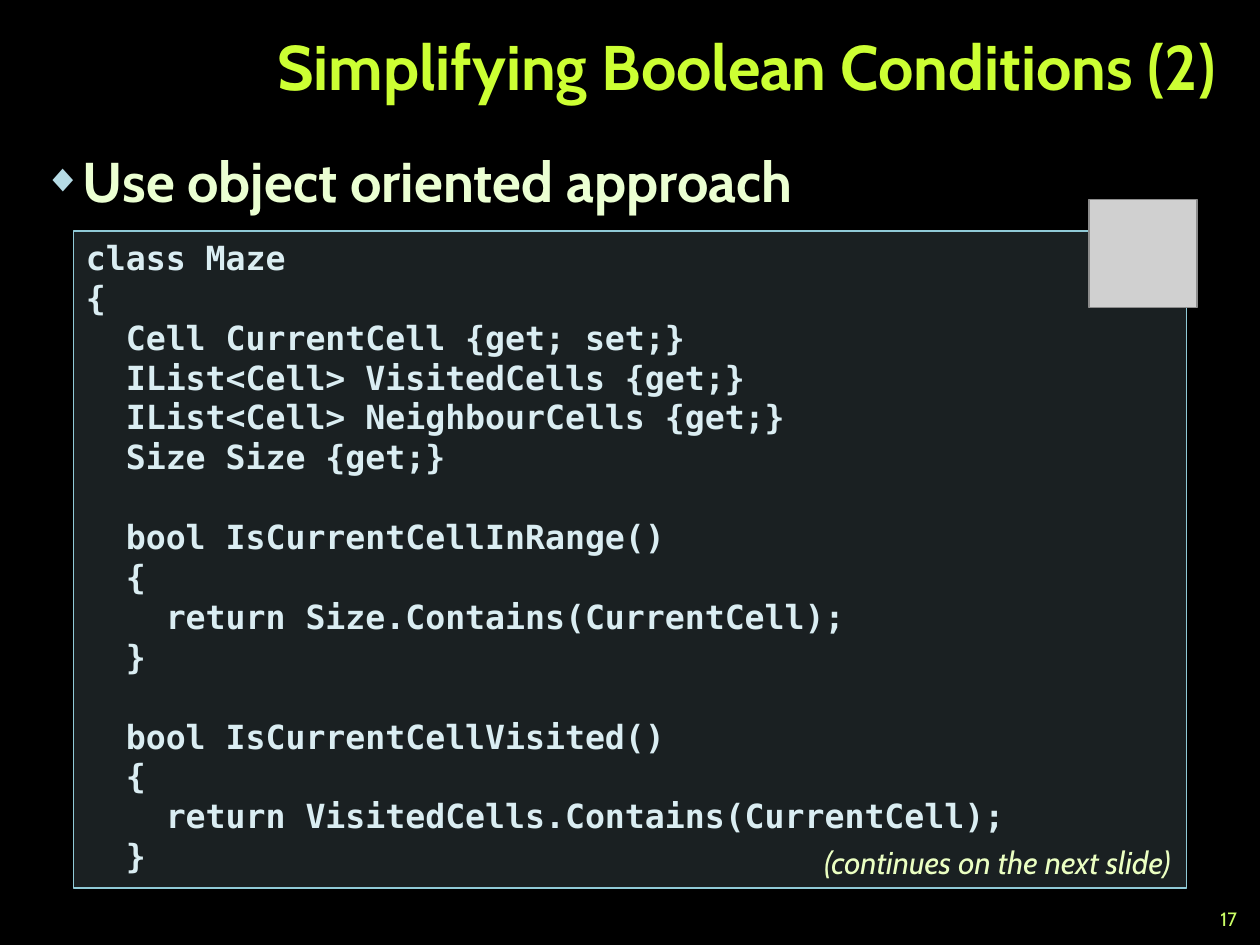
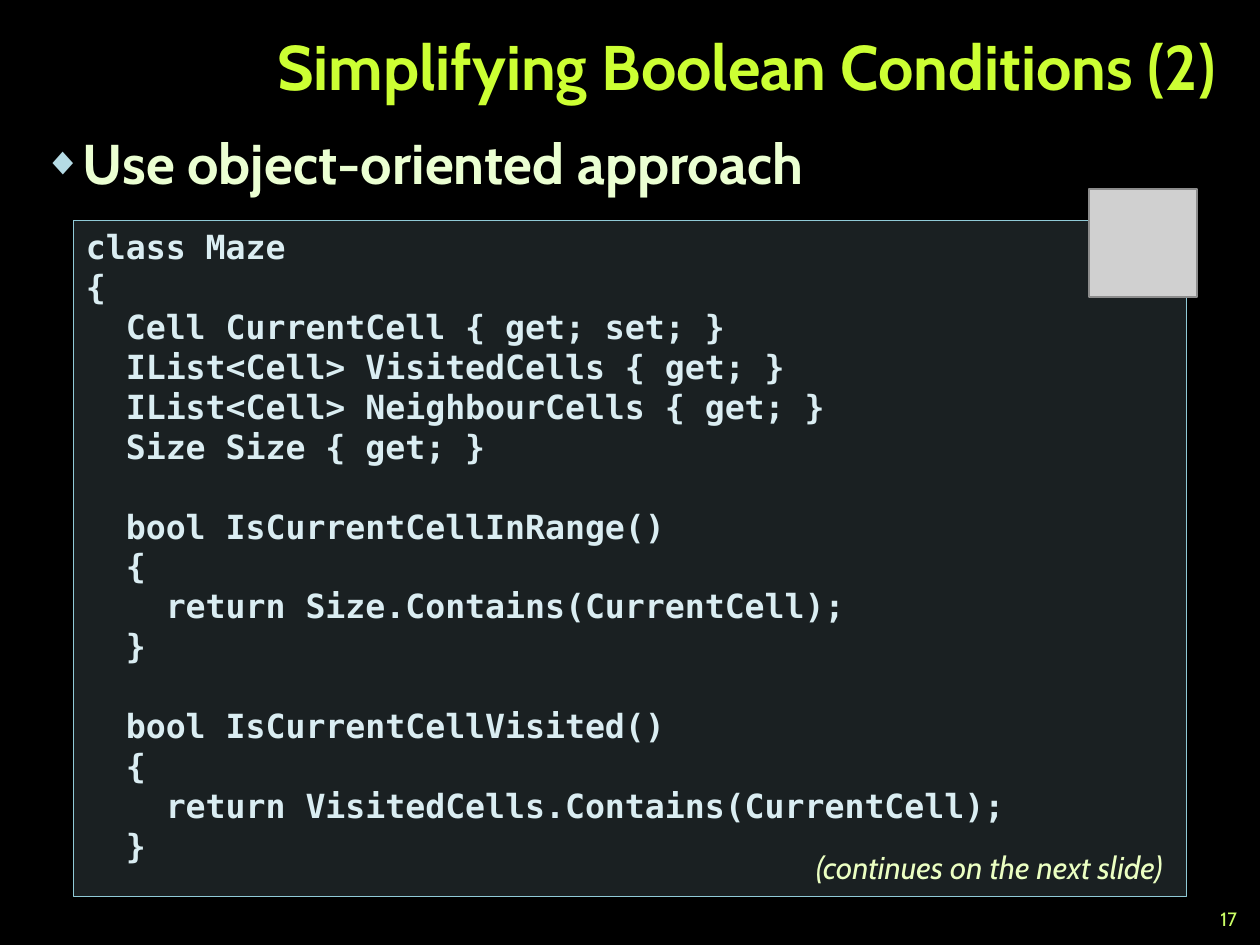
Before and after one commit to NikolayGenov/TelerikAcademy, a slide deck: slide 17 of KPK/Lectures/6. Using Control Structures, Conditional Statements and Loops.pptx. Drawn at 1260x945 pixels with LibreOffice and Linux fonts; fonts in the diff are those of the drawing; grey boxes stand for pictures; background and template pictures are left out. Boxes give left, top, right and bottom in pixels: in the first picture for what was removed or moved away, otherwise in the second. Text is boxed around its words. In the diff, an @@ line names an element or a change of style, - is before the commit and + after.

```diff
--- a/KPK/Lectures/6. Using Control Structures, Conditional Statements and Loops.pptx
+++ b/KPK/Lectures/6. Using Control Structures, Conditional Statements and Loops.pptx
@@ text at (83, 142, 803, 197): text changed @@
-◆ Use object oriented approach
+◆ Use object-oriented approach
@@ picture: place and size @@
-picture at (1089, 199, 1197, 307)
+picture at (1089, 189, 1197, 297)
@@ rectangle "class Maze": place and size @@
-rectangle "class Maze" at (73, 231, 1186, 888)
+rectangle "class Maze" at (73, 220, 1186, 897)
@@ text in rectangle at (126, 313, 785, 466): spaces changed @@
-Cell CurrentCell {get; set;}
-IList<Cell> VisitedCells {get;}
-IList<Cell> NeighbourCells {get;}
-Size Size {get;}
+Cell CurrentCell { get; set; }
+IList<Cell> VisitedCells { get; }
+IList<Cell> NeighbourCells { get; }
+Size Size { get; }
@@ text "(continues on the next slide)": place and size @@
-text "(continues on the next slide)" at (824, 850, 1171, 879)
+text "(continues on the next slide)" at (816, 855, 1163, 884)
```
Also in this commit, not shown: 45 other slides changed, 17 other files.
